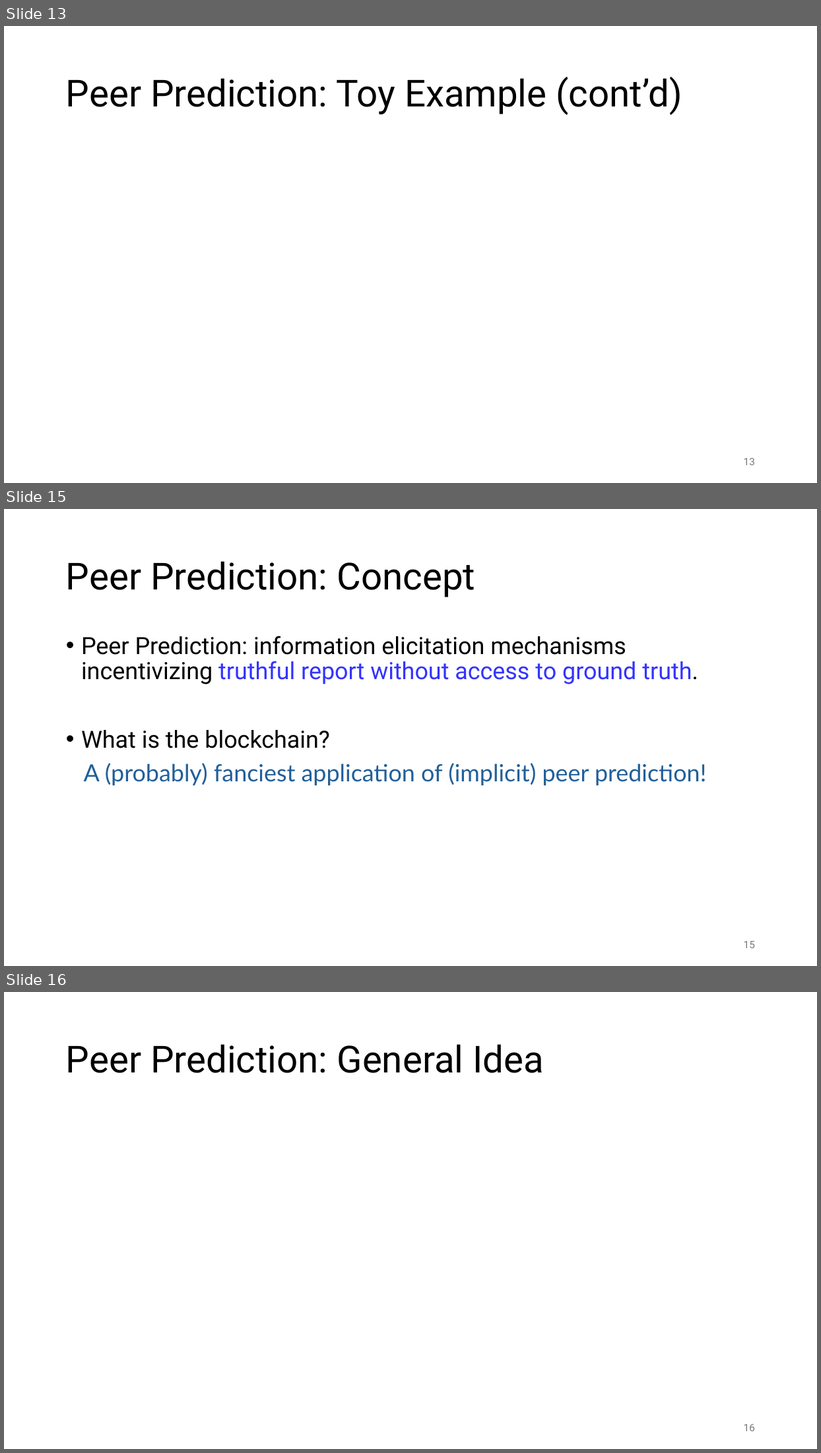
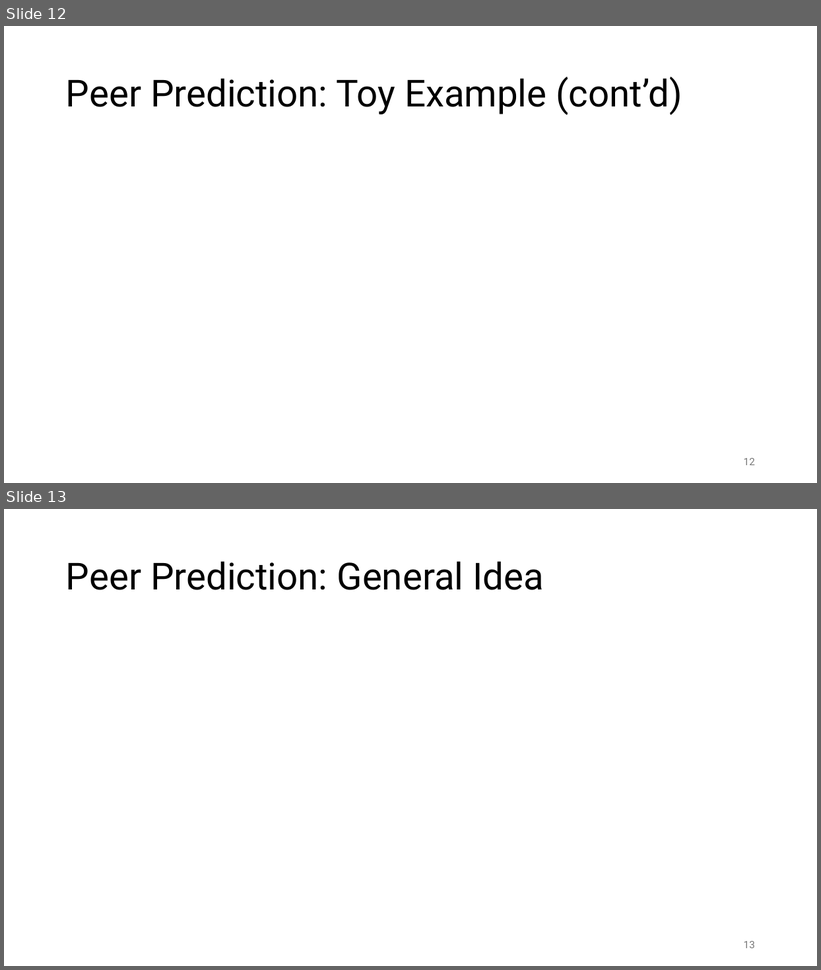
Before and after one commit to wiku30/wiku30.github.io, a slide deck: 2024/VeriPP/VeriPP_informs.pptx. Shown one above the other, each under a label of ours: slides 13, 15 and 16 before the commit, slides 12 and 13 after it; the slides between them are not shown. The pictures are 821x1453 and 821x970 pixels, drawn with LibreOffice and Linux fonts; fonts in the diff are those of the drawing; grey boxes stand for pictures. Boxes give left, top, right and bottom in pixels: in the first picture for what was removed or moved away, otherwise in the second. Text is boxed around its words. In the diff, an @@ line names an element or a change of style, - is before the commit and + after.

```diff
--- a/2024/VeriPP/VeriPP_informs.pptx
+++ b/2024/VeriPP/VeriPP_informs.pptx
@@ slide 15 removed at [4,509,817,966], background #FFFFFF @@
@@ title removed at [66,561,476,597] @@
-Peer Prediction: Concept
@@ text removed at [81,636,706,786] @@
-• Peer Prediction: information elicitation mechanisms
-  incentivizing truthful report without access to ground truth.
-• What is the blockchain?
-A (probably) fanciest application of (implicit) peer prediction!
@@ page number removed at [744,941,755,949] @@
-15
@@ what was slide 13 is now slide 12 @@
@@ page number at [744,458,755,466]: text changed @@
-13
+12
@@ what was slide 16 is now slide 13 @@
@@ page number at [744,941,755,949]: text changed @@
-16
+13
```
Also in this commit, not shown: 5 slides changed, 5 slides added, 2 other slides removed.
